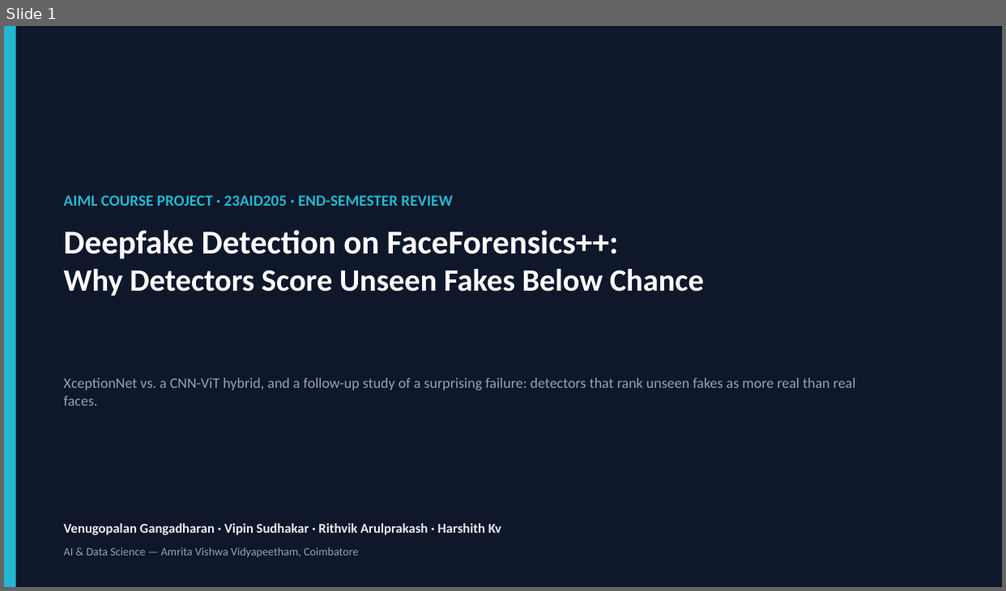
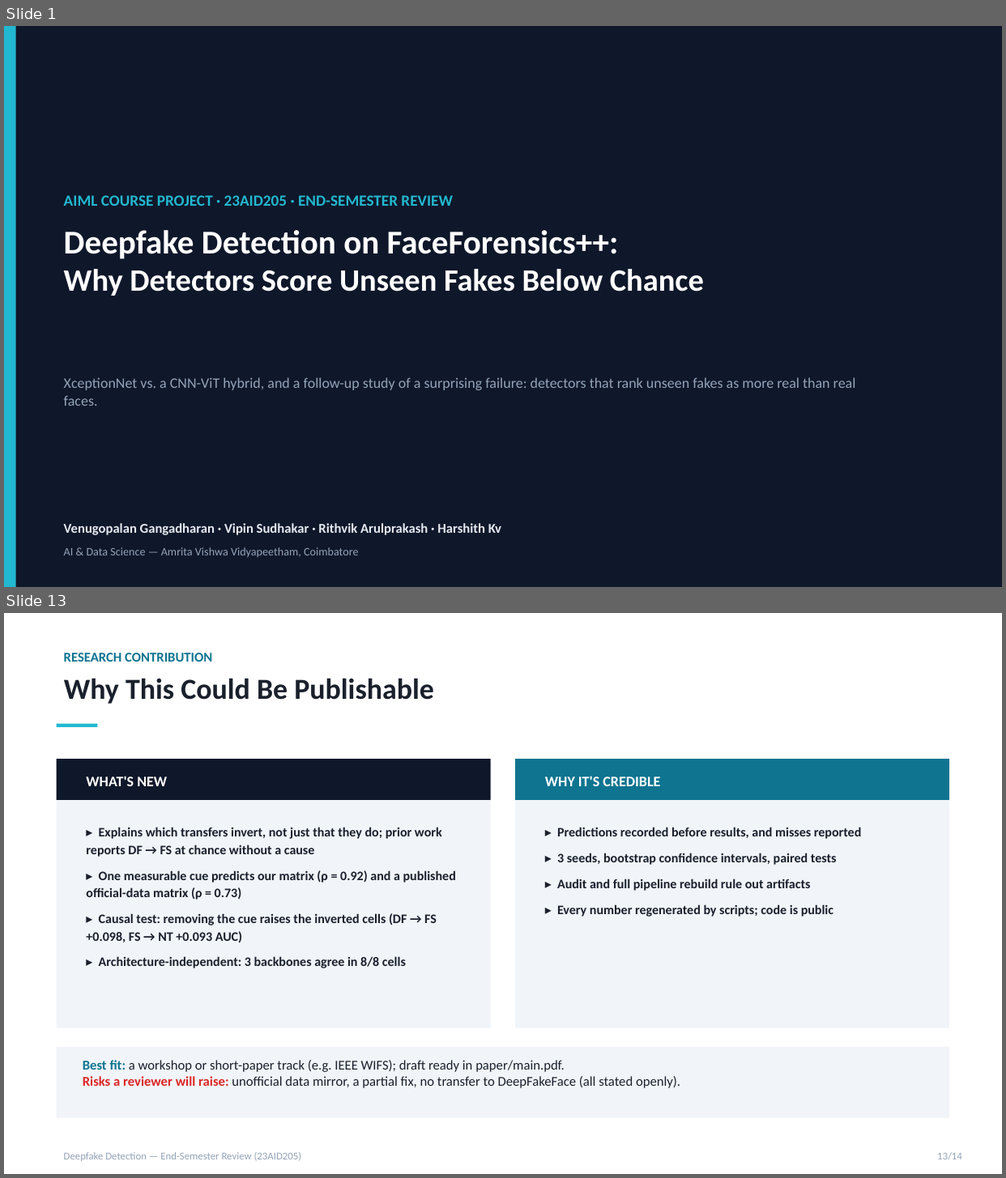
Before and after one commit to DUNE-ODYSSEY/deepfake-detection, a slide deck: docs/end_review_presentation.pptx. Shown one above the other, each under a label of ours: slide 1 before the commit, slides 1 and 13 after it; the slides between them are not shown. The pictures are 1006x591 and 1006x1178 pixels, drawn with LibreOffice and Linux fonts; fonts in the diff are those of the drawing. Boxes give left, top, right and bottom in pixels: in the first picture for what was removed or moved away, otherwise in the second. Text is boxed around its words. In the diff, an @@ line names an element or a change of style, - is before the commit and + after.

Commit message:
End-semester review deck: add publishability slide (14 slides)

```diff
--- a/docs/end_review_presentation.pptx
+++ b/docs/end_review_presentation.pptx
@@ slide 13 added at <box>4,613,1002,1174</box>, background #FFFFFF @@
@@ text added at <box>64,653,212,662</box>, 13 pt, text #0E7490, bold @@
+RESEARCH CONTRIBUTION
@@ text added at <box>64,678,434,704</box>, 28 pt, text #1A202C, bold @@
+Why This Could Be Publishable
@@ rectangle added at <box>57,724,98,726</box>, fill #22B8CF @@
@@ rectangle added at <box>57,759,491,1029</box>, fill #F1F5F9 @@
@@ rectangle added at <box>57,759,491,800</box>, fill #0F172A @@
@@ text added at <box>86,776,167,786</box>, 14 pt, text #FFFFFF, bold @@
+WHAT'S NEW
@@ rectangle added at <box>515,759,949,1029</box>, fill #F1F5F9 @@
@@ rectangle added at <box>515,759,949,800</box>, fill #0E7490 @@
@@ text added at <box>545,776,660,786</box>, 14 pt, text #FFFFFF, bold @@
+WHY IT'S CREDIBLE
@@ text added at <box>86,827,456,969</box>, 12.5 pt, text #1A202C, bold @@
+▸ Explains which transfers invert, not just that they do; prior work reports DF → FS at chance without a cause
+▸ One measurable cue predicts our matrix (ρ = 0.92) and a published official-data matrix (ρ = 0.73)
+▸ Causal test: removing the cue raises the inverted cells (DF → FS +0.098, FS → NT +0.093 AUC)
+▸ Architecture-independent: 3 backbones agree in 8/8 cells
@@ text added at <box>557,827,861,917</box>, 12.5 pt, text #1A202C, bold @@
+▸ Predictions recorded before results, and misses reported
+▸ 3 seeds, bootstrap confidence intervals, paired tests
+▸ Audit and full pipeline rebuild rule out artifacts
+▸ Every number regenerated by scripts; code is public
@@ rectangle added at <box>57,1047,949,1118</box>, fill #F1F5F9 @@
@@ text added at <box>83,1060,680,1088</box>, 13 pt, text #1A202C @@
+Best fit: a workshop or short-paper track (e.g. IEEE WIFS); draft ready in paper/main.pdf.
+Risks a reviewer will raise: unofficial data mirror, a partial fix, no transfer to DeepFakeFace (all stated openly).
@@ text added at <box>64,1152,302,1161</box>, 10 pt, text #94A3B8 @@
+Deepfake Detection — End-Semester Review (23AID205)
@@ text added at <box>937,1152,962,1161</box>, 10 pt, text #94A3B8 @@
+13/14
```
Also in this commit, not shown: 12 slides changed.
